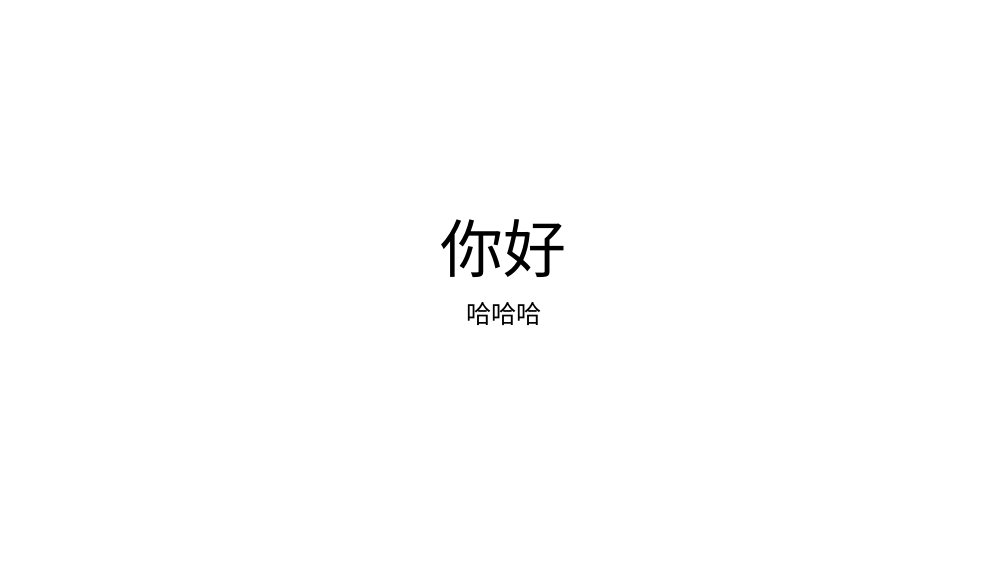
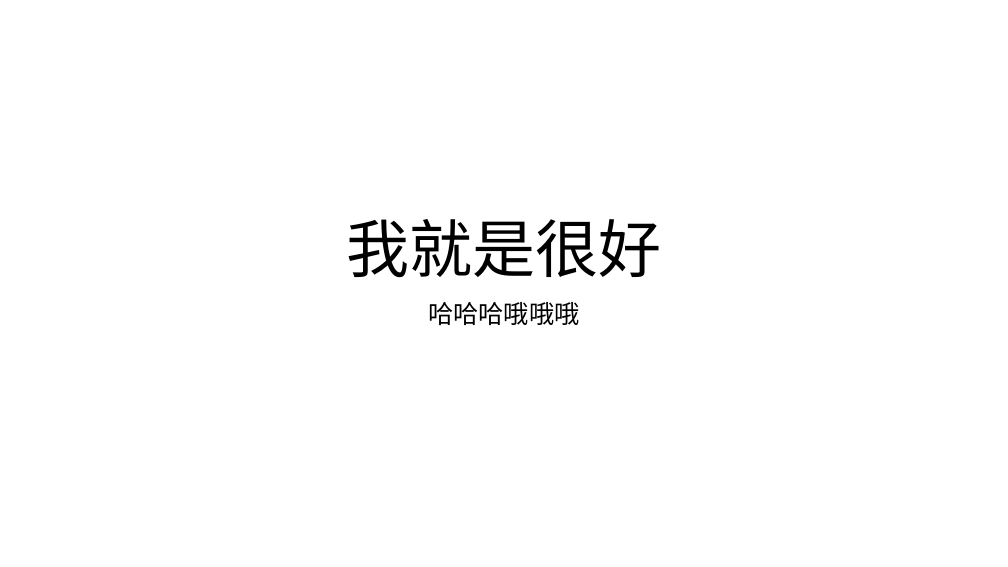
Before and after one commit to ZhangDengfengGit/PPT, a slide deck: slide 1 of 演示文稿1.pptx. Drawn at 1008x567 pixels with LibreOffice and Linux fonts; fonts in the diff are those of the drawing. Boxes give left, top, right and bottom in pixels: in the first picture for what was removed or moved away, otherwise in the second. Text is boxed around its words. In the diff, an @@ line names an element or a change of style, - is before the commit and + after.

Commit message:
不要后面几页，改第一页文字

```diff
--- a/演示文稿1.pptx
+++ b/演示文稿1.pptx
@@ title at (x1=346, y1=219, x2=661, y2=278): text changed @@
-你好
+我就是很好
@@ subtitle at (x1=428, y1=302, x2=579, y2=325): text changed @@
-哈哈哈
+哈哈哈哦哦哦
```
